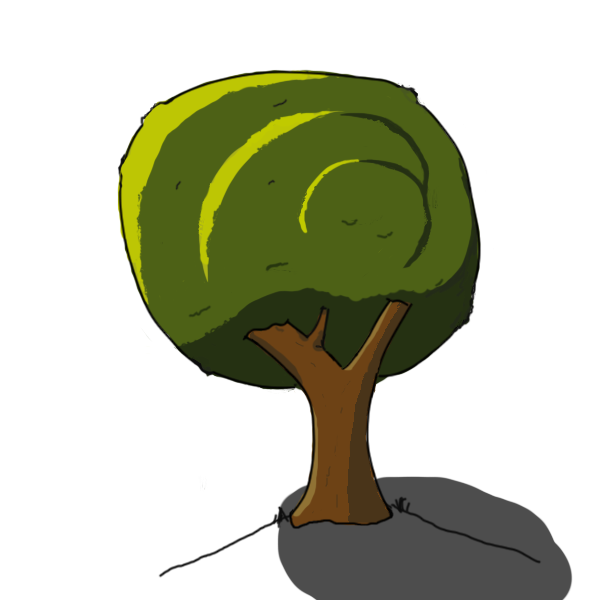
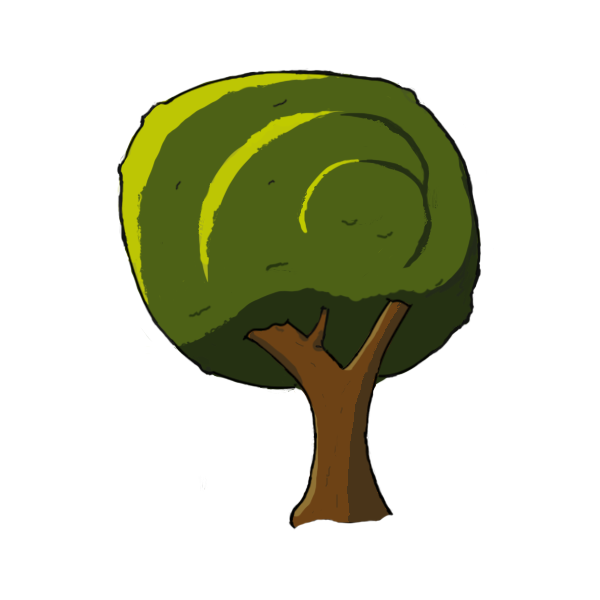
Revision of a layered 600×600 image; what changed, layer by layer:
painted on "tronc" over box(287, 387, 395, 531)
painted on "branche2" over box(372, 301, 412, 396)
painted on "branche1" over box(252, 308, 344, 390)
painted on "feuiilage" over box(116, 68, 482, 390)
hid "sol" over box(158, 495, 542, 579)
hid "ombre" over box(277, 476, 573, 600)
